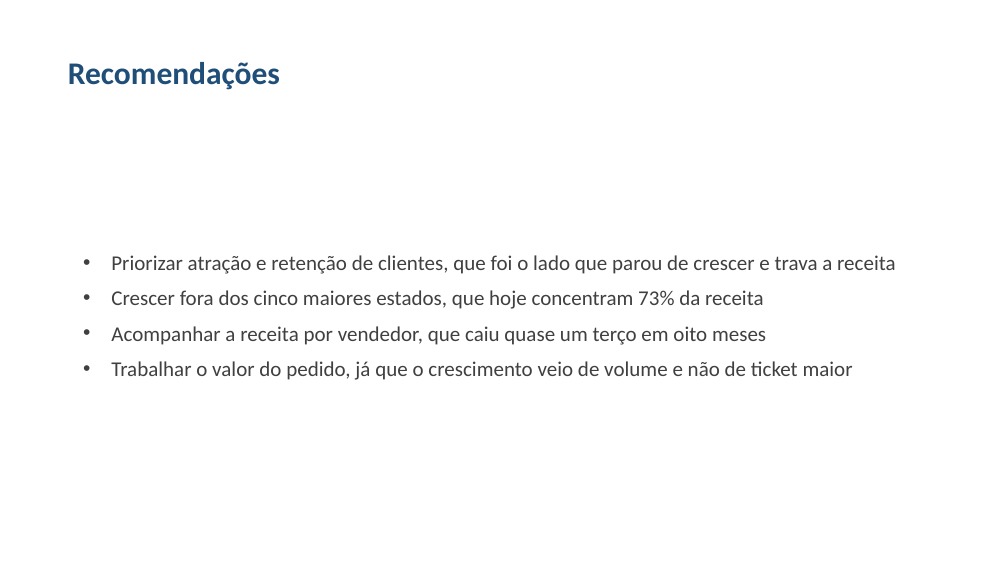
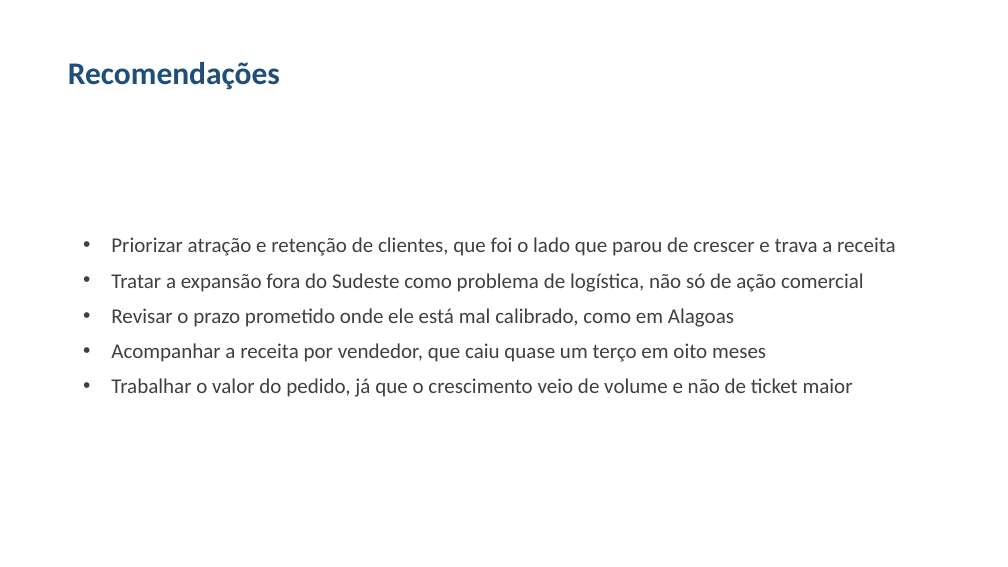
Before and after one commit to evanioac-web/tech-challenge-fase1-olist, a slide deck: slide 17 of reports/apresentacao_crescimento_receita.pptx (slide 14 before the commit). Drawn at 1008x567 pixels with LibreOffice and Linux fonts; fonts in the diff are those of the drawing. Boxes give left, top, right and bottom in pixels: in the first picture for what was removed or moved away, otherwise in the second. Text is boxed around its words. In the diff, an @@ line names an element or a change of style, - is before the commit and + after.

```diff
--- a/reports/apresentacao_crescimento_receita.pptx
+++ b/reports/apresentacao_crescimento_receita.pptx
@@ text at (111,273,864,327): text changed @@
-• Crescer fora dos cinco maiores estados, que hoje concentram 73% da receita
+• Tratar a expansão fora do Sudeste como problema de logística, não só de ação comercial
+• Revisar o prazo prometido onde ele está mal calibrado, como em Alagoas
```
Also in this commit, not shown: 3 slides added, 1 other file.
